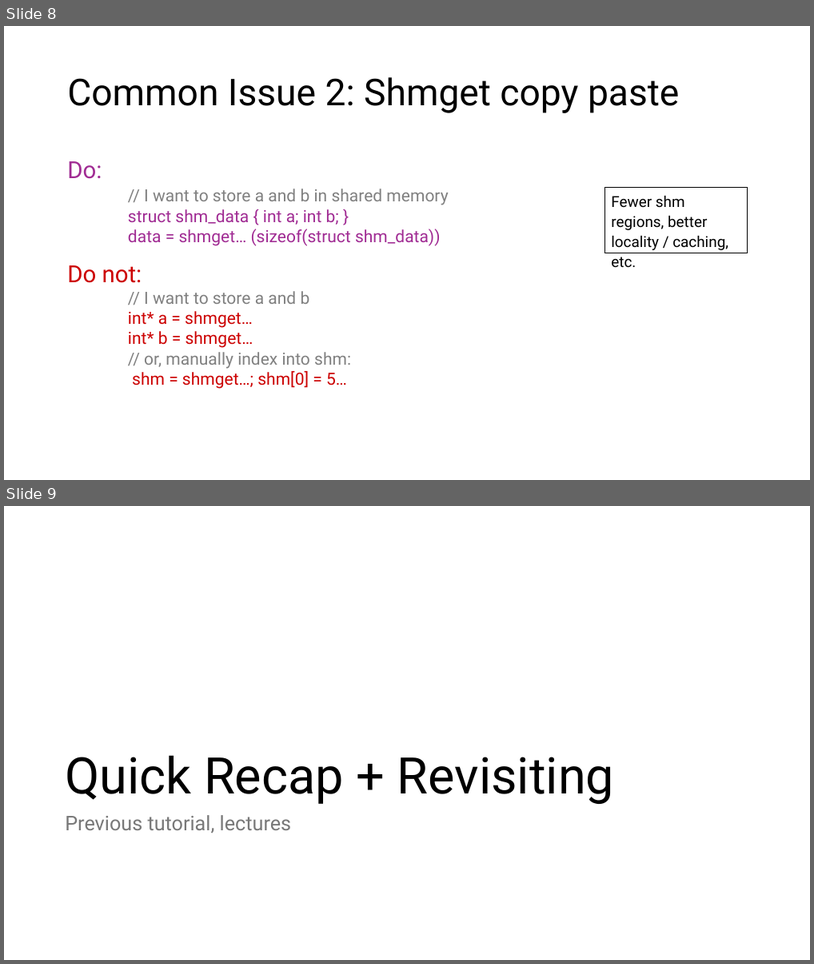
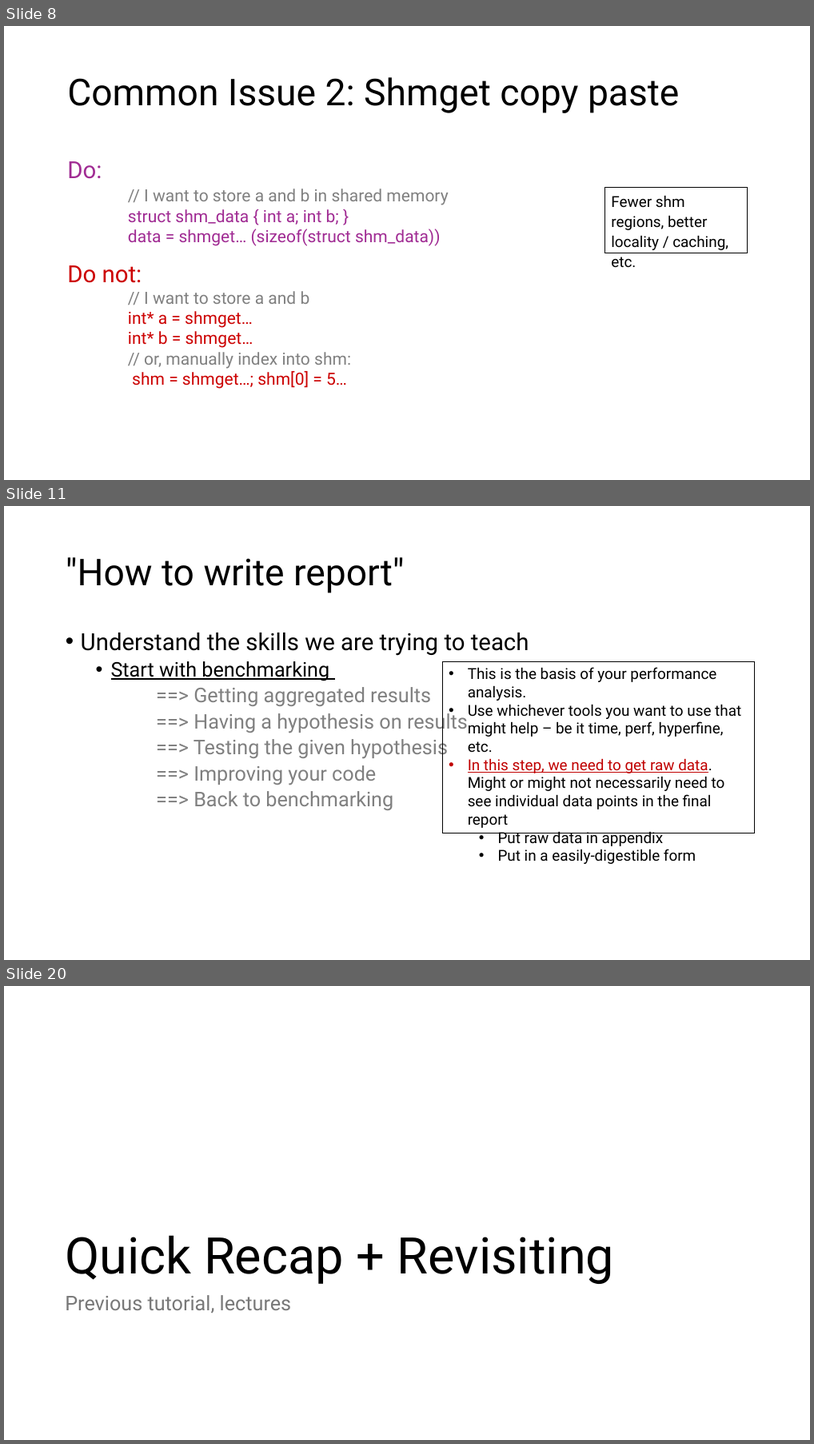
Before and after one commit to theodoreleebrant/TA-2425S1, a slide deck: CS3210/CS3210-TL3 (Lab 2).pptx. Shown one above the other, each under a label of ours: slides 8 and 9 before the commit, slides 8, 11 and 20 after it; the slides between them are not shown. The pictures are 814x964 and 814x1444 pixels, drawn with LibreOffice and Linux fonts; fonts in the diff are those of the drawing. Boxes give left, top, right and bottom in pixels: in the first picture for what was removed or moved away, otherwise in the second. Text is boxed around its words. In the diff, an @@ line names an element or a change of style, - is before the commit and + after.

Commit message:
add "how to write report" section

```diff
--- a/CS3210/CS3210-TL3 (Lab 2).pptx
+++ b/CS3210/CS3210-TL3 (Lab 2).pptx
@@ slide 11 added at bbox=[4, 506, 810, 960], background #FFFFFF @@
@@ title added at bbox=[66, 557, 405, 593], 44 pt, text #000000 @@
+"How to write report"
@@ text added at bbox=[81, 632, 530, 810], 24 pt, text #808080 @@
+• Understand the skills we are trying to teach
+  • Start with benchmarking
+  ==> Getting aggregated results
+  ==> Having a hypothesis on results
+  ==> Testing the given hypothesis
+  ==> Improving your code
+  ==> Back to benchmarking
@@ rectangle added at bbox=[443, 661, 755, 832], outline #000000 0.75 pt, 18 pt, text #000000 @@
+• This is the basis of your performance analysis.
+• Use whichever tools you want to use that might help – be it time, perf, hyperfine, etc.
+• In this step, we need to get raw data.
+  Might or might not necessarily need to see individual data points in the final report
+  • Put raw data in appendix
+  • Put in a easily-digestible form
@@ what was slide 9 is now slide 20 @@
```
Also in this commit, not shown: 2 slides changed, 10 other slides added.
